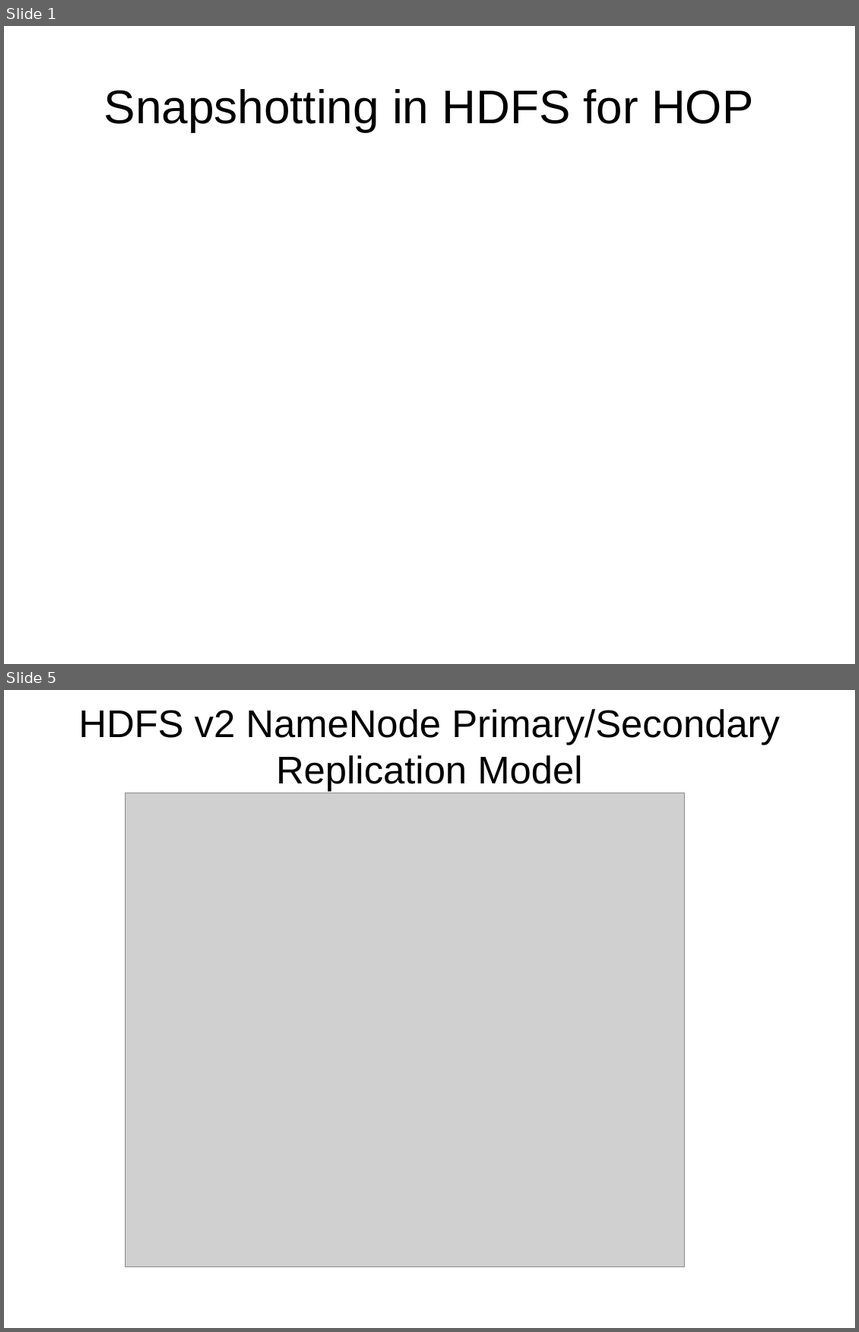
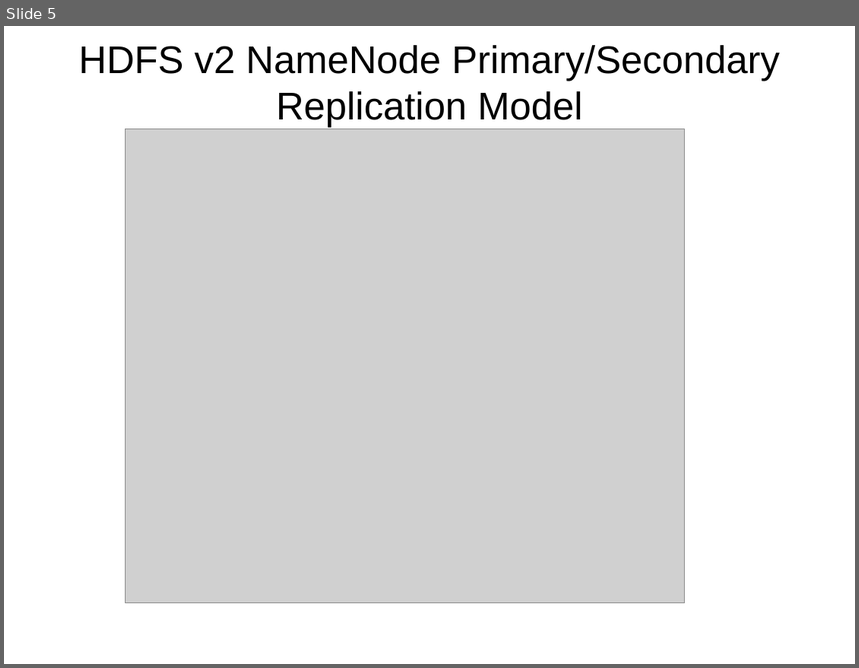
Before and after one commit to pushparajxa/Thesis-Presentation, a slide deck: Final_Presentation.odp. Shown one above the other, each under a label of ours: slides 1 and 5 before the commit, slide 5 after it; the slides between them are not shown. The pictures are 859x1332 and 859x668 pixels, drawn with LibreOffice and Linux fonts; fonts in the diff are those of the drawing; grey boxes stand for pictures. Boxes give left, top, right and bottom in pixels: in the first picture for what was removed or moved away, otherwise in the second. Text is boxed around its words. In the diff, an @@ line names an element or a change of style, - is before the commit and + after.

```diff
--- a/Final_Presentation.odp
+++ b/Final_Presentation.odp
@@ slide 1 removed at (4, 26, 855, 664), background #FFFFFF @@
@@ title removed at (104, 89, 753, 132) @@
-Snapshotting in HDFS for HOP
```
Also in this commit, not shown: 19 slides changed, 16 slides added, 1 other slide removed, 11 other files.
